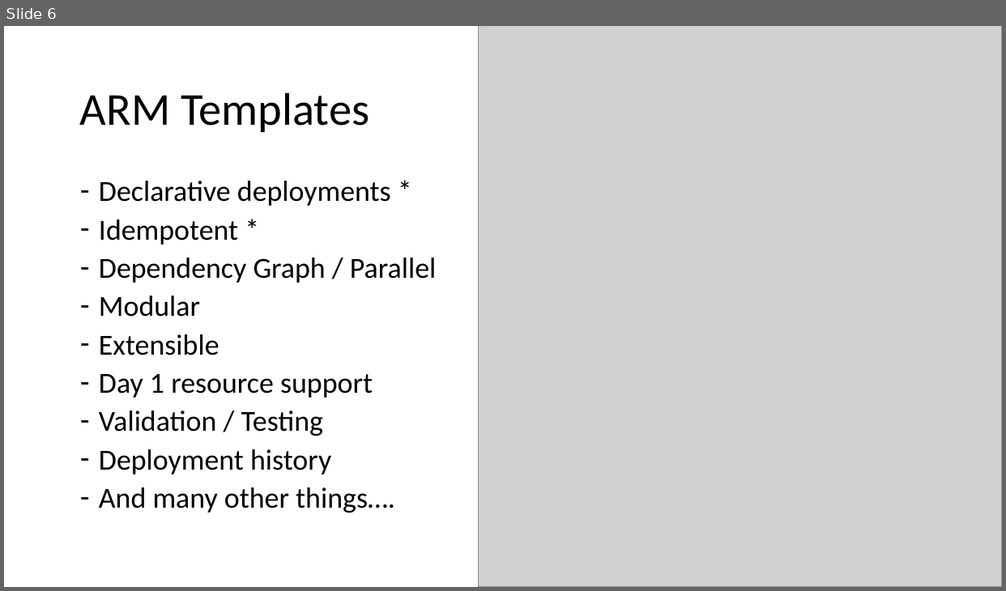
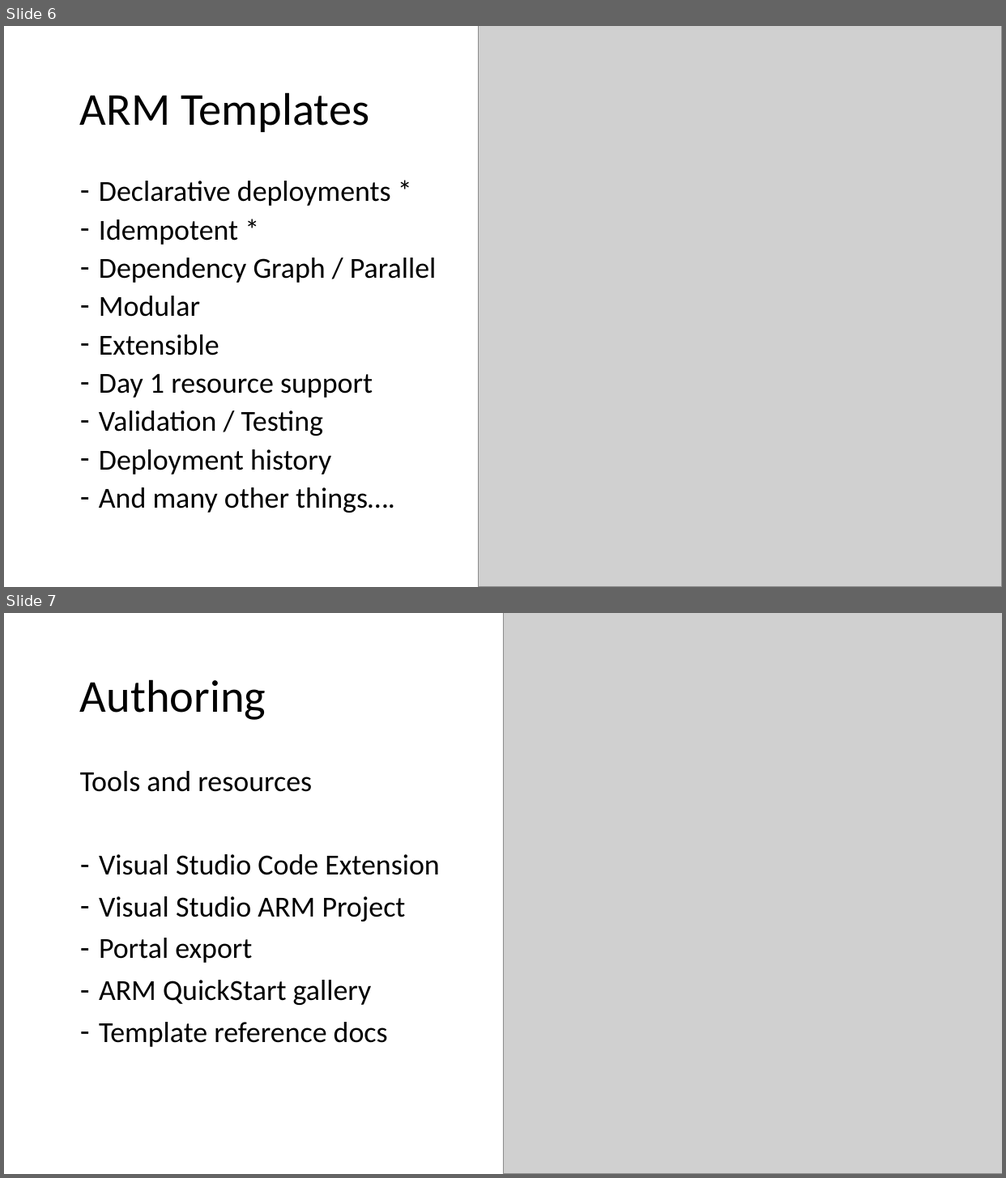
Before and after one commit to neilpeterson/2020-arm-talk, a slide deck: arm-template-authoring.pptx. Shown one above the other, each under a label of ours: slide 6 before the commit, slides 6 and 7 after it. The pictures are 1006x591 and 1006x1178 pixels, drawn with LibreOffice and Linux fonts; fonts in the diff are those of the drawing; grey boxes stand for pictures. Boxes give left, top, right and bottom in pixels: in the first picture for what was removed or moved away, otherwise in the second. Text is boxed around its words. In the diff, an @@ line names an element or a change of style, - is before the commit and + after.

```diff
--- a/arm-template-authoring.pptx
+++ b/arm-template-authoring.pptx
@@ slide 7 added at <box>4,613,1002,1174</box>, background #FFFFFF @@
@@ picture added at <box>503,613,1002,1174</box> @@
@@ title added at <box>80,679,266,720</box>, 44 pt, text #000000 @@
+Authoring
@@ text added at <box>80,771,439,1047</box>, 28 pt, text #000000 @@
+Tools and resources
+– Visual Studio Code Extension
+– Visual Studio ARM Project
+– Portal export
+– ARM QuickStart gallery
+– Template reference docs
```
Also in this commit, not shown: 4 other slides added, 9 other files.
